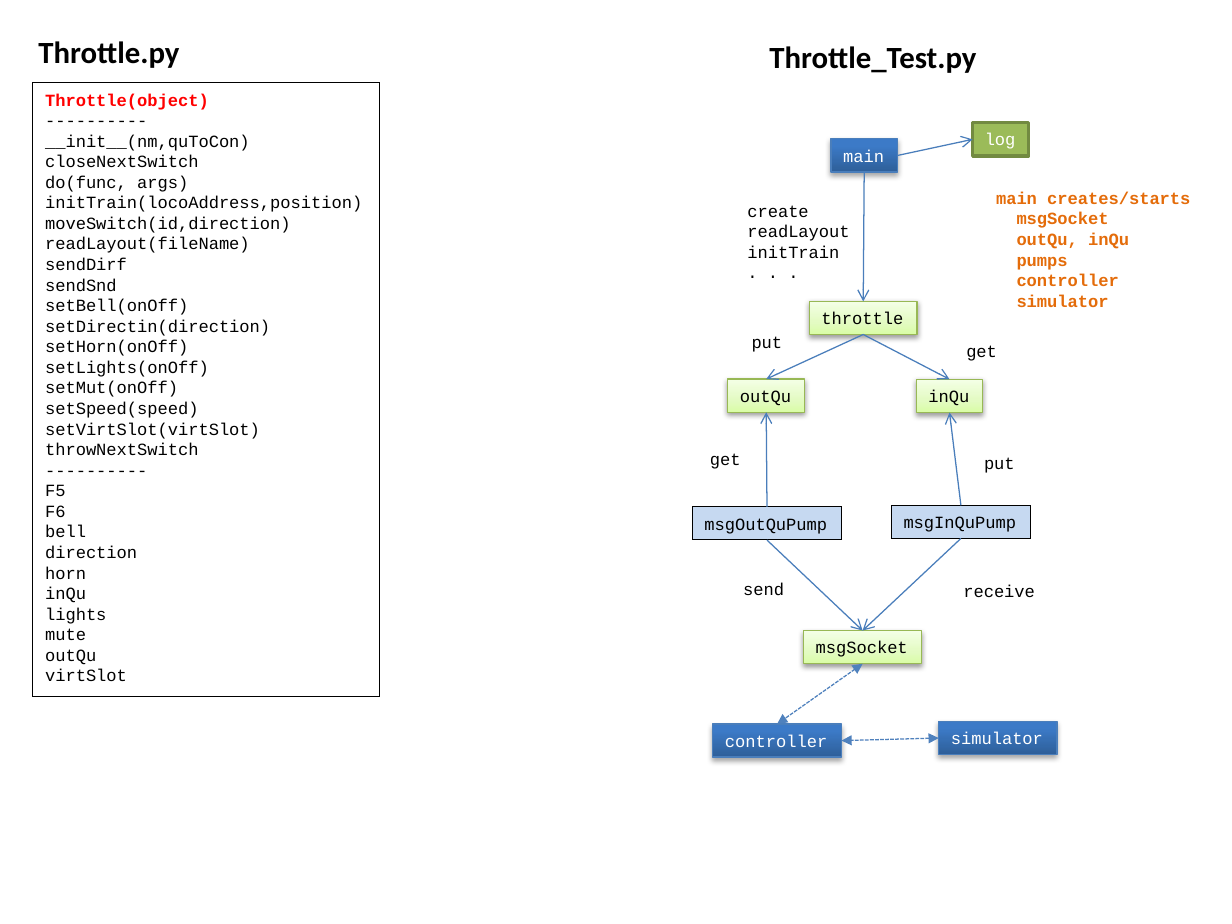
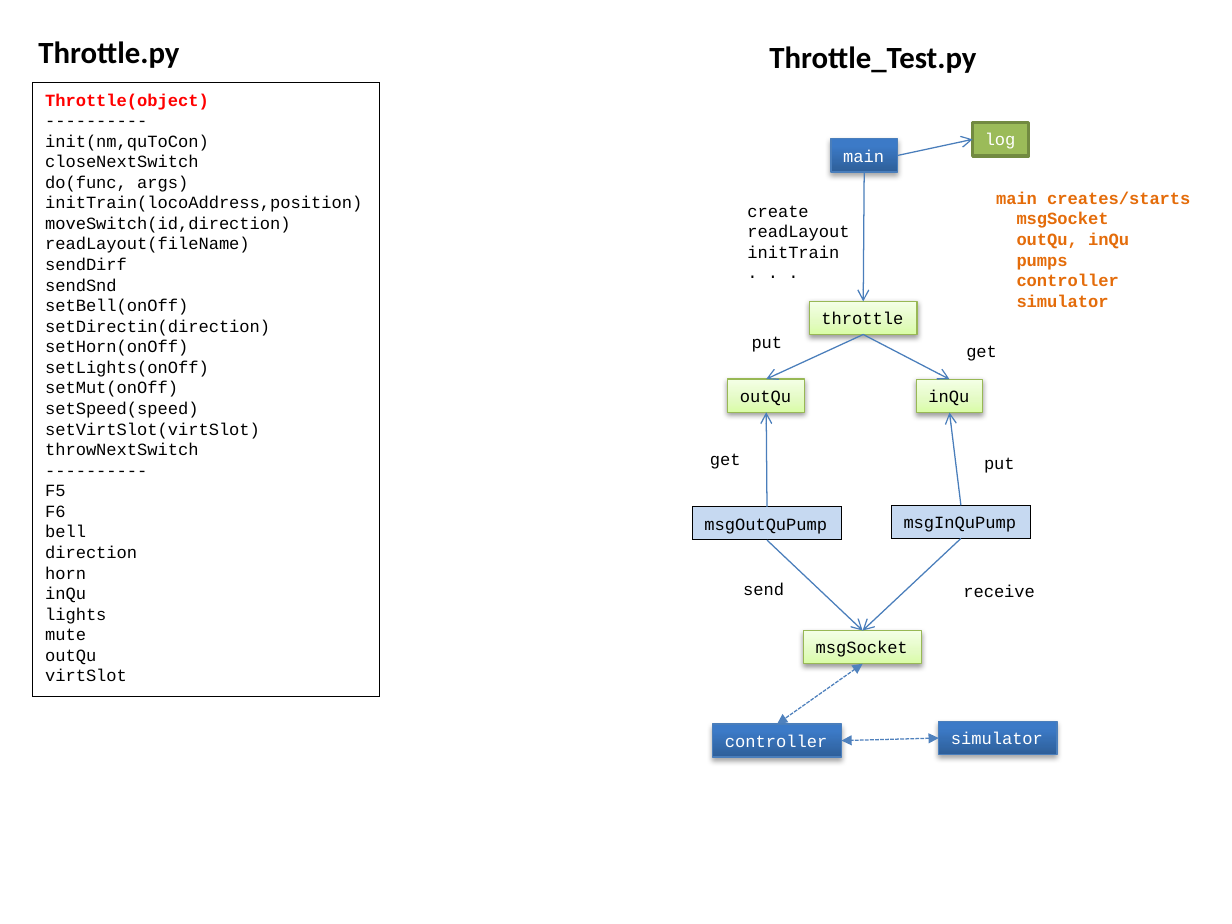
Before and after one commit to mlozborne/motin, a slide deck: slide 8 of Scripting/ScriptingDocumenation/DesignDiagrams.pptx. Drawn at 1232x924 pixels with LibreOffice and Linux fonts; fonts in the diff are those of the drawing. Boxes give left, top, right and bottom in pixels: in the first picture for what was removed or moved away, otherwise in the second. Text is boxed around its words. In the diff, an @@ line names an element or a change of style, - is before the commit and + after.

```diff
--- a/Scripting/ScriptingDocumenation/DesignDiagrams.pptx
+++ b/Scripting/ScriptingDocumenation/DesignDiagrams.pptx
@@ text in rectangle at (45, 134, 209, 151): text changed @@
-__init__(nm,quToCon)
+init(nm,quToCon)
```
Also in this commit, not shown: 3 other slides changed, 1 other file.
